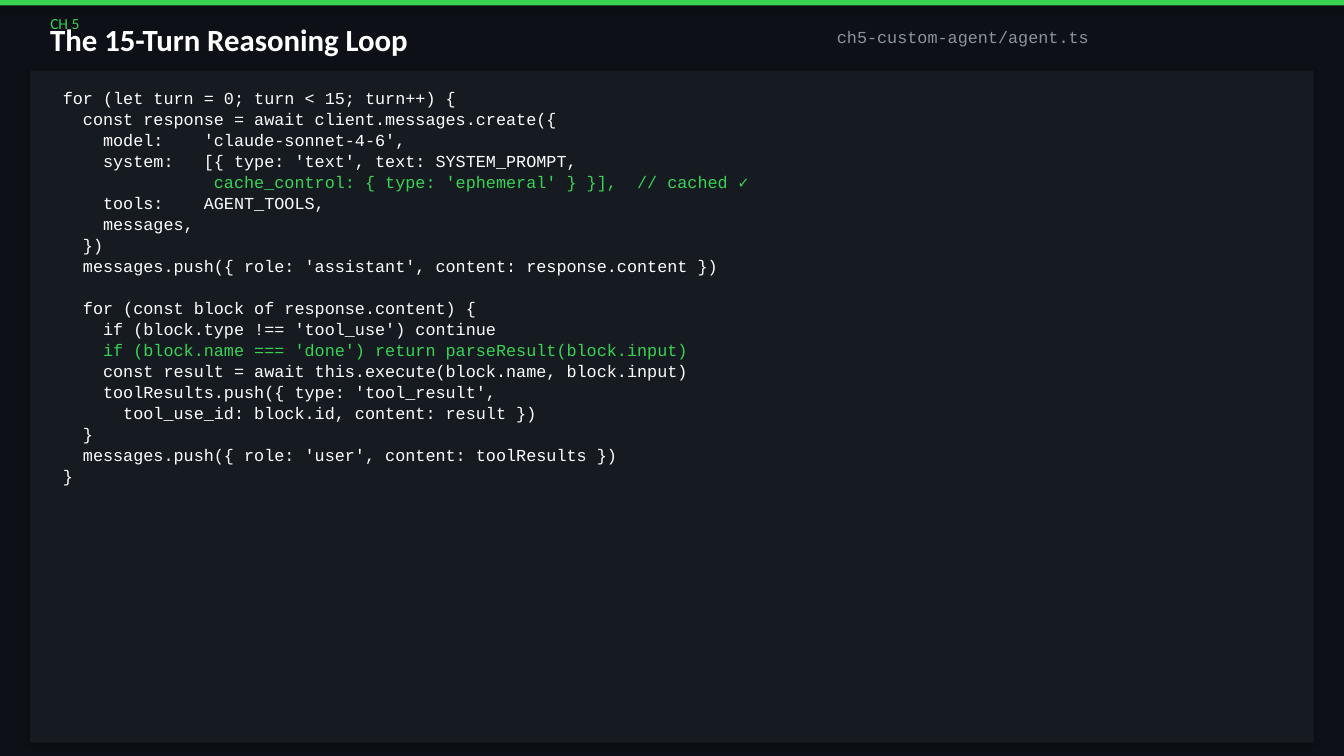
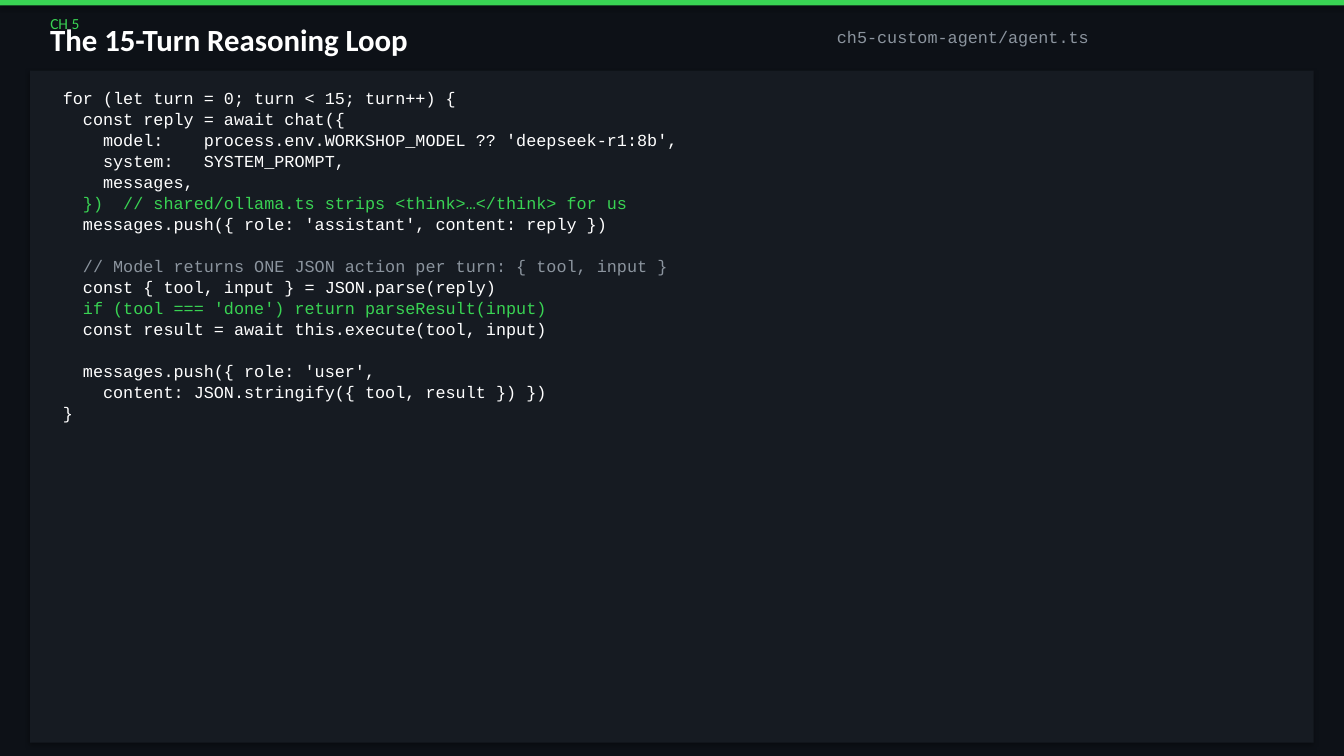
Before and after one commit to QA-Olympians-Academy/web-detective, a slide deck: slide 55 of web-detective-workshop.pptx. Drawn at 1344x756 pixels with LibreOffice and Linux fonts; fonts in the diff are those of the drawing. Boxes give left, top, right and bottom in pixels: in the first picture for what was removed or moved away, otherwise in the second. Text is boxed around its words. In the diff, an @@ line names an element or a change of style, - is before the commit and + after.

Commit message:
replace anthropic with ollama

```diff
--- a/web-detective-workshop.pptx
+++ b/web-detective-workshop.pptx
@@ text at [83, 113, 677, 171]: text changed @@
-const response = await client.messages.create({
-model: 'claude-sonnet-4-6',
-system: [{ type: 'text', text: SYSTEM_PROMPT,
-cache_control: { type: 'ephemeral' } }], // cached ✓
-tools: AGENT_TOOLS,
+const reply = await chat({
+model: process.env.WORKSHOP_MODEL ?? 'deepseek-r1:8b',
+system: SYSTEM_PROMPT,
@@ text at [83, 197, 647, 402]: text changed @@
-})
-messages.push({ role: 'assistant', content: response.content })
-for (const block of response.content) {
-if (block.type !== 'tool_use') continue
-if (block.name === 'done') return parseResult(block.input)
-const result = await this.execute(block.name, block.input)
-toolResults.push({ type: 'tool_result',
-tool_use_id: block.id, content: result })
+}) // shared/ollama.ts strips <think>…</think> for us
+messages.push({ role: 'assistant', content: reply })
+// Model returns ONE JSON action per turn: { tool, input }
+const { tool, input } = JSON.parse(reply)
+if (tool === 'done') return parseResult(input)
+const result = await this.execute(tool, input)
+messages.push({ role: 'user',
+content: JSON.stringify({ tool, result }) })
@@ text at [83, 449, 587, 465]: paragraphs removed @@
-messages.push({ role: 'user', content: toolResults })
-}
```
Also in this commit, not shown: 15 other slides changed, 1 slide added, 1 slide removed, 20 other files.
